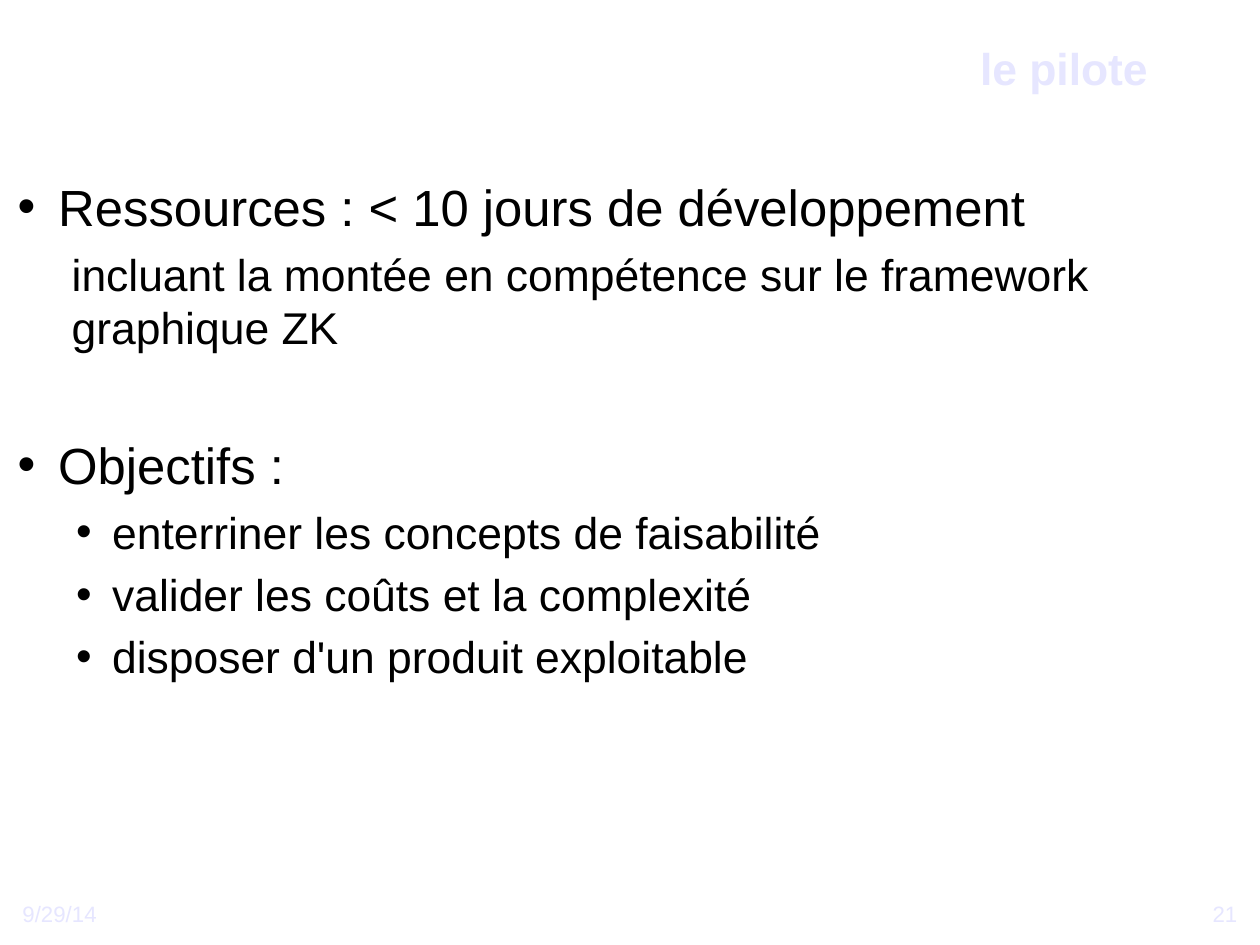
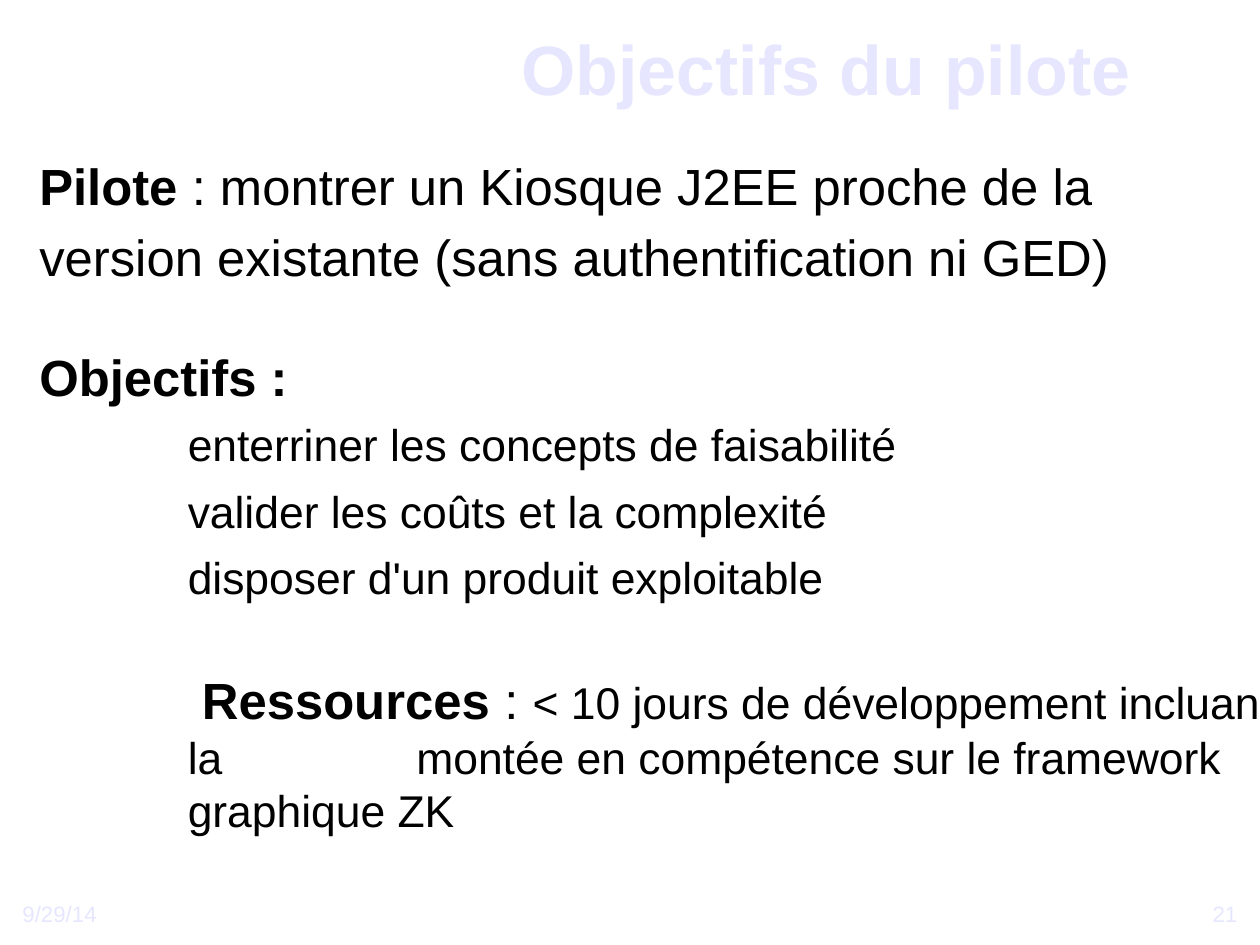
Before and after one commit to DSI-Ville-Noumea/sirh-kiosque-j2ee-old, a slide deck: slide 21 of src/site/resources/Vers_un_Kiosque_RH_J2EE.odp. Drawn at 1260x945 pixels with LibreOffice and Linux fonts; fonts in the diff are those of the drawing; background and template pictures are left out. Boxes give left, top, right and bottom in pixels: in the first picture for what was removed or moved away, otherwise in the second. Text is boxed around its words. In the diff, an @@ line names an element or a change of style, - is before the commit and + after.

```diff
--- a/src/site/resources/Vers_un_Kiosque_RH_J2EE.odp
+++ b/src/site/resources/Vers_un_Kiosque_RH_J2EE.odp
@@ title at <box>7,25,1132,109</box>: text changed; size 28 to 44 pt @@
-le pilote
+Objectifs du pilote
@@ text "Pilote : montrer un Kiosque ...": place and size @@
-text "Pilote : montrer un Kiosque ..." at <box>58,188,1088,683</box>
+text "Pilote : montrer un Kiosque ..." at <box>39,168,1260,827</box>
@@ text at <box>39,168,1109,287</box>: text changed; size 28 to 32 pt @@
-• Ressources : < 10 jours de développement
-  incluant la montée en compétence sur le framework graphique ZK
+Pilote : montrer un Kiosque J2EE proche de la
+version existante (sans authentification ni GED)
@@ text at <box>39,359,896,604</box>: bold on in "Objectifs :"; bullet • to none; bullet • to ✓; list level 2 to 3 in "enterriner les concepts de faisabilité"; list level 2 to 3 in "valider les coûts et la ..."; list level 2 to 3 in "disposer d'un produit exploitable" @@
@@ text at <box>188,684,1260,827</box>: paragraph added @@
+Ressources : < 10 jours de développement incluant la montée en compétence sur le framework graphique ZK
```
Also in this commit, not shown: 27 other slides changed, 1 slide removed.
